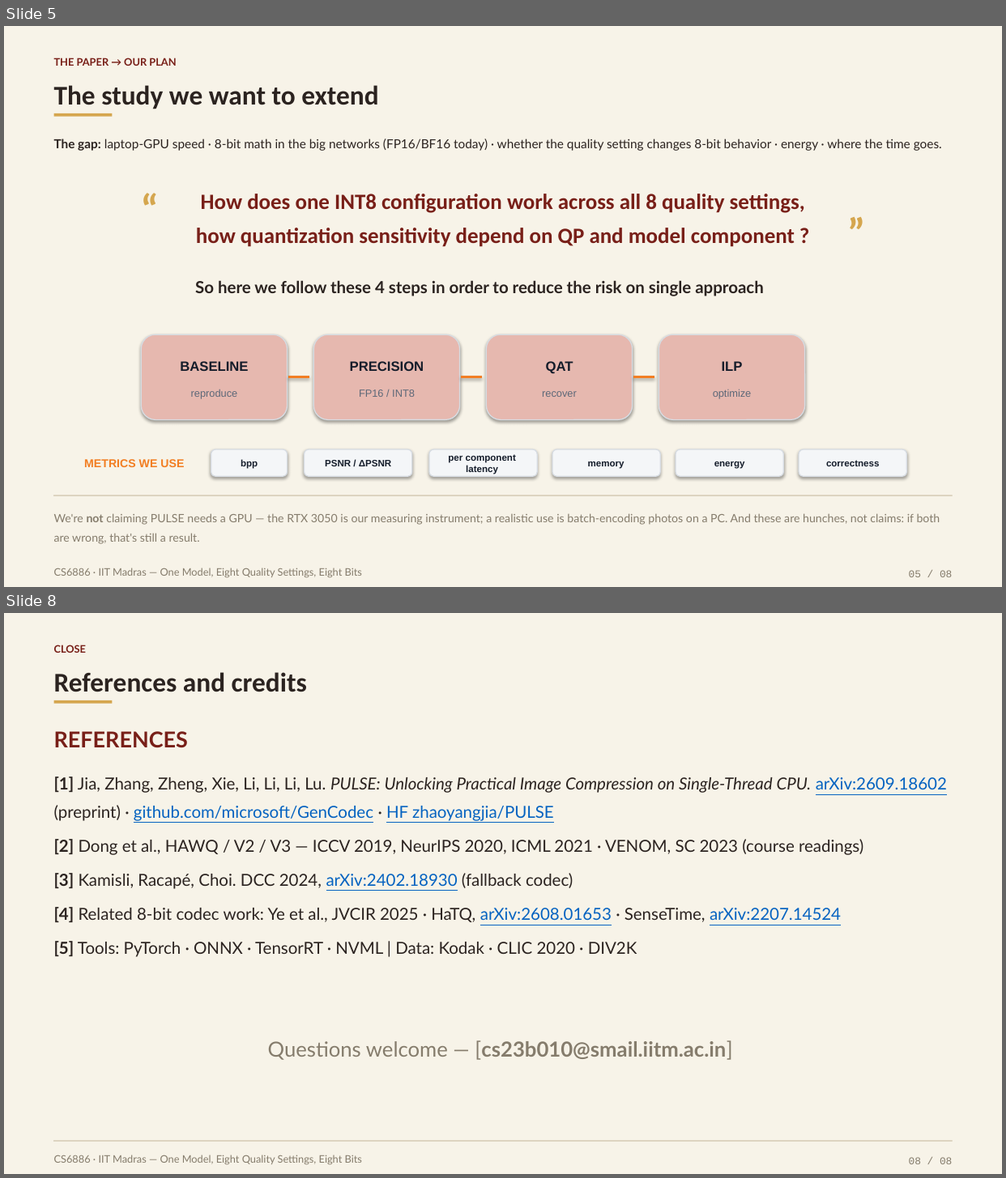
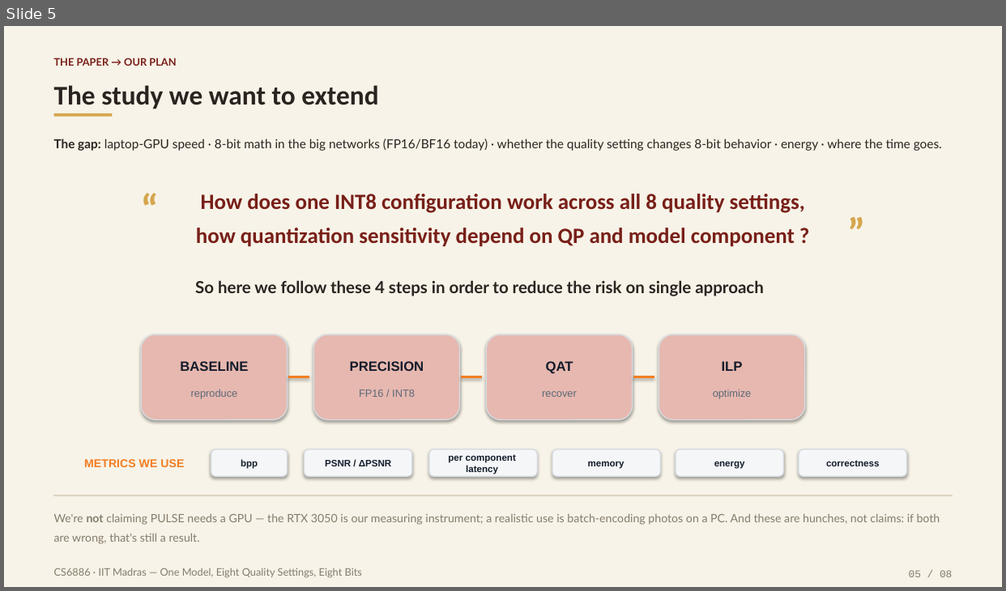
Before and after one commit to harshith0518/CS6886-PULSE-Quantization, a slide deck: artifacts/One Model, Eight Quality Settings, Eight Bits.pptx. Shown one above the other, each under a label of ours: slides 5 and 8 before the commit, slide 5 after it; the slides between them are not shown. The pictures are 1006x1178 and 1006x591 pixels, drawn with LibreOffice and Linux fonts; fonts in the diff are those of the drawing. Boxes give left, top, right and bottom in pixels: in the first picture for what was removed or moved away, otherwise in the second. Text is boxed around its words. In the diff, an @@ line names an element or a change of style, - is before the commit and + after.

```diff
--- a/artifacts/One Model, Eight Quality Settings, Eight Bits.pptx
+++ b/artifacts/One Model, Eight Quality Settings, Eight Bits.pptx
@@ slide 8 removed at (x1=4, y1=613, x2=1002, y2=1174), background #F7F3E8 @@
@@ text removed at (x1=54, y1=645, x2=86, y2=653) @@
-CLOSE
@@ text removed at (x1=54, y1=672, x2=307, y2=692) @@
-References and credits
@@ rectangle removed at (x1=54, y1=700, x2=113, y2=704) @@
@@ text removed at (x1=54, y1=731, x2=188, y2=747) @@
-REFERENCES
@@ text removed at (x1=54, y1=777, x2=947, y2=957) @@
-[1] Jia, Zhang, Zheng, Xie, Li, Li, Li, Lu. PULSE: Unlocking Practical Image Compression on Single-Thread CPU. arXiv:2609.18602 (preprint) · github.com/microsoft/GenCodec · HF zhaoyangjia/PULSE
-[2] Dong et al., HAWQ / V2 / V3 — ICCV 2019, NeurIPS 2020, ICML 2021 · VENOM, SC 2023 (course readings)
-[3] Kamisli, Racapé, Choi. DCC 2024, arXiv:2402.18930 (fallback codec)
-[4] Related 8-bit codec work: Ye et al., JVCIR 2025 · HaTQ, arXiv:2608.01653 · SenseTime, arXiv:2207.14524
-[5] Tools: PyTorch · ONNX · TensorRT · NVML | Data: Kodak · CLIC 2020 · DIV2K
@@ text removed at (x1=268, y1=1041, x2=732, y2=1060) @@
-Questions welcome — [cs23b010@smail.iitm.ac.in]
@@ freeform shape removed at (x1=54, y1=1142, x2=953, y2=1142) @@
@@ text removed at (x1=54, y1=1155, x2=362, y2=1165) @@
-CS6886 · IIT Madras — One Model, Eight Quality Settings, Eight Bits
@@ text removed at (x1=909, y1=1157, x2=952, y2=1165) @@
-08 / 08
```
Also in this commit, not shown: 2 slides changed, 2 slides added, 1 other slide removed, 1 other file.
